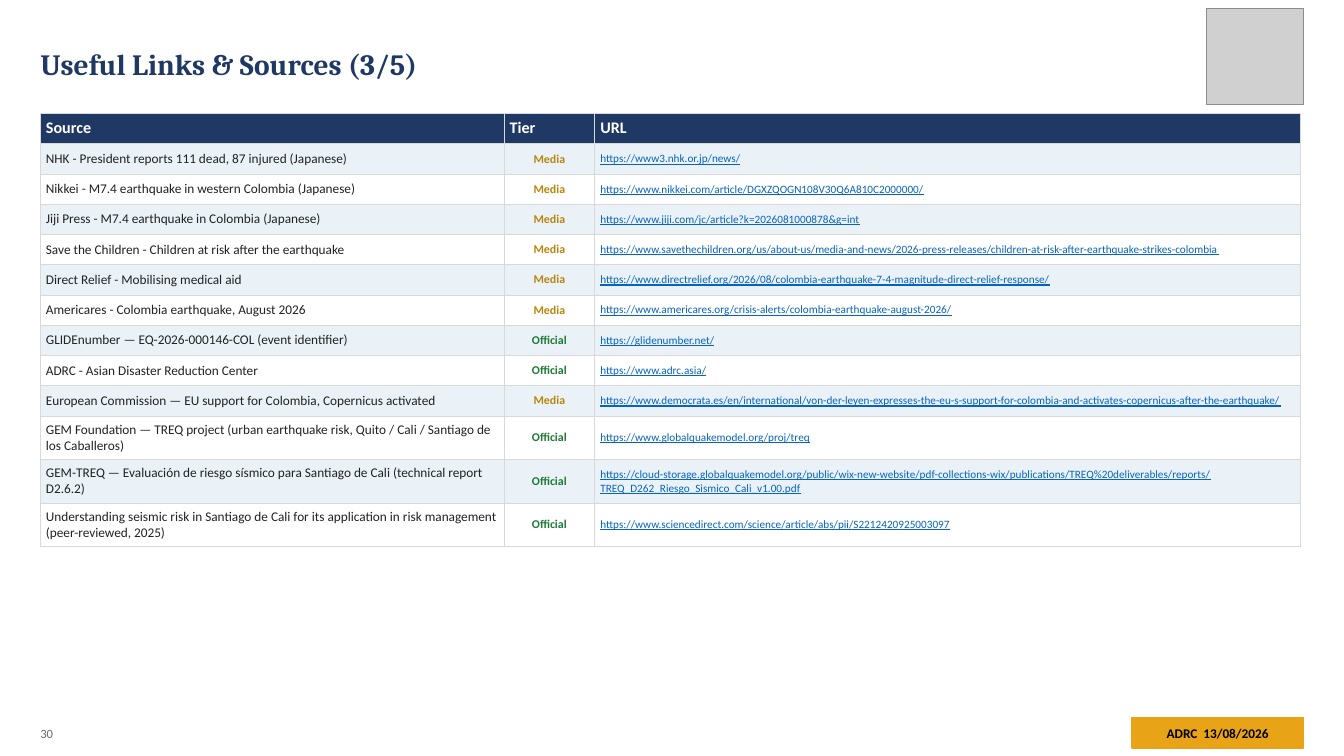
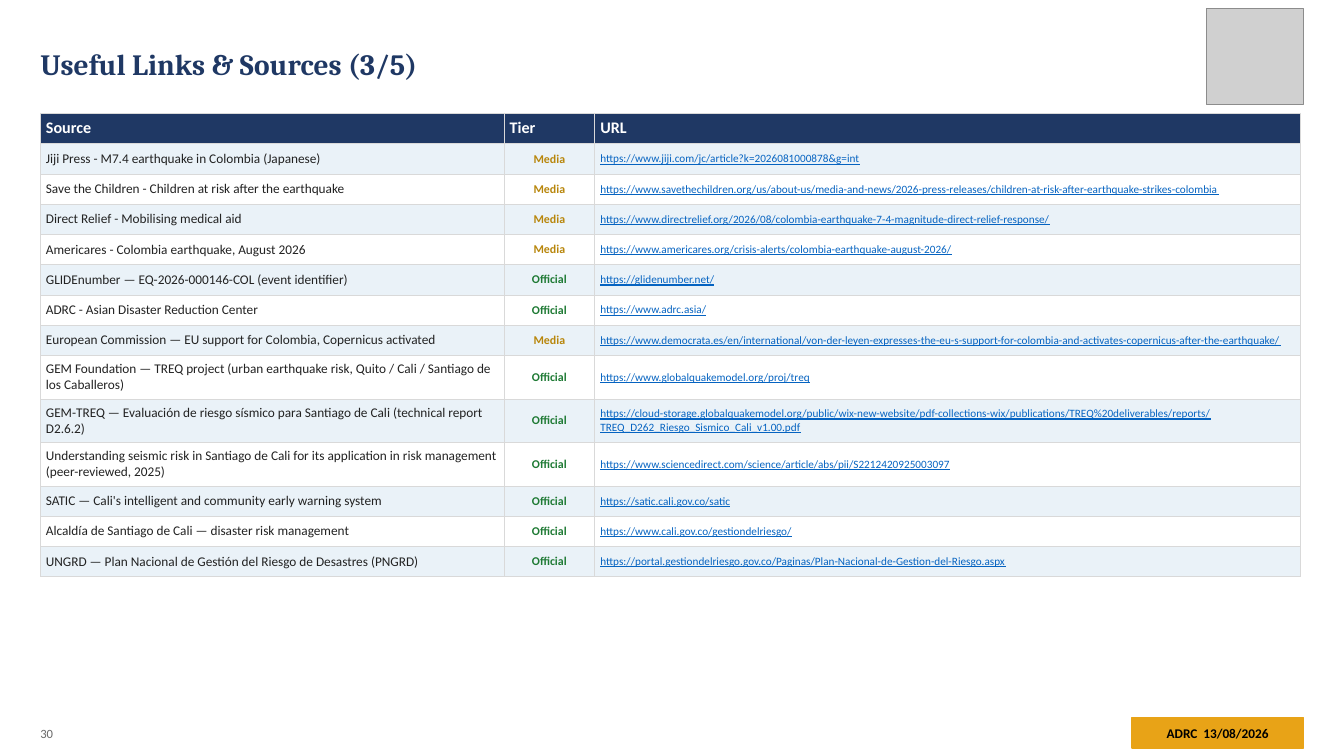
Before and after one commit to kochobi-max/whatsmap, a slide deck: slide 30 of reports/colombia_eq_20260810/output/ADRC_EQ_COL_Choco_20260810_EN.pptx. Drawn at 1344x756 pixels with LibreOffice and Linux fonts; fonts in the diff are those of the drawing; grey boxes stand for pictures. Boxes give left, top, right and bottom in pixels: in the first picture for what was removed or moved away, otherwise in the second. Text is boxed around its words. In the diff, an @@ line names an element or a change of style, - is before the commit and + after.

```diff
--- a/reports/colombia_eq_20260810/output/ADRC_EQ_COL_Choco_20260810_EN.pptx
+++ b/reports/colombia_eq_20260810/output/ADRC_EQ_COL_Choco_20260810_EN.pptx
@@ table at [40,113,1301,573] @@
-row 2: NHK - President reports 111 dead, 87 injured (Japanese) | Media | https://www3.nhk.or.jp/news/
-row 3: Nikkei - M7.4 earthquake in western Colombia (Japanese) | Media | https://www.nikkei.com/article/DGXZQOGN108V30Q6A810C2000000/
+row 12: SATIC — Cali's intelligent and community early warning system | Official | https://satic.cali.gov.co/satic
+row 13: Alcaldía de Santiago de Cali — disaster risk management | Official | https://www.cali.gov.co/gestiondelriesgo/
+row 14: UNGRD — Plan Nacional de Gestión del Riesgo de Desastres (PNGRD) | Official | https://portal.gestiondelriesgo.gov.co/Paginas/Plan-Nacional-de-Gestion-del-Riesgo.aspx
```
Also in this commit, not shown: 12 other slides changed, 7 other files.
